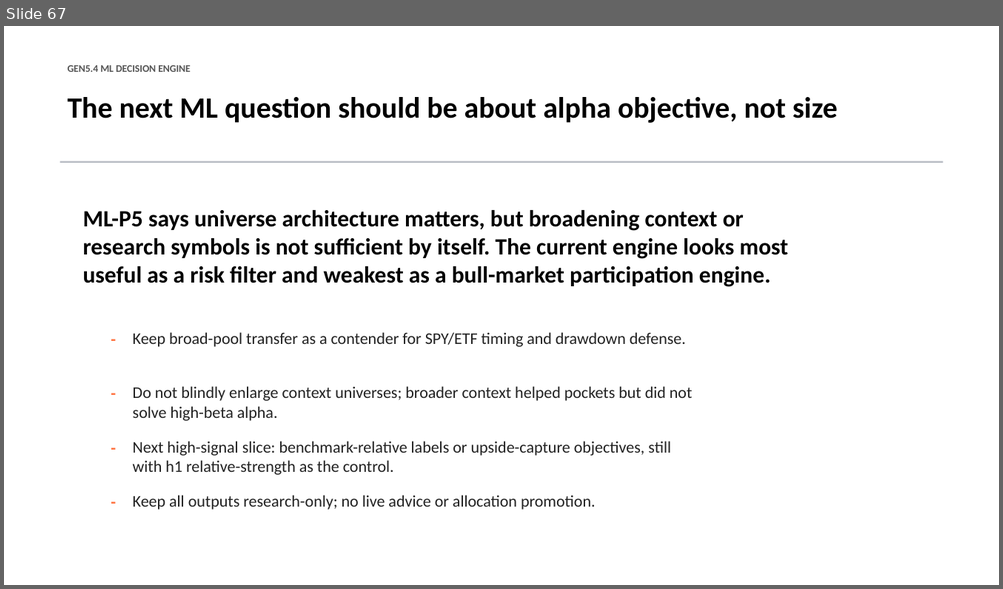
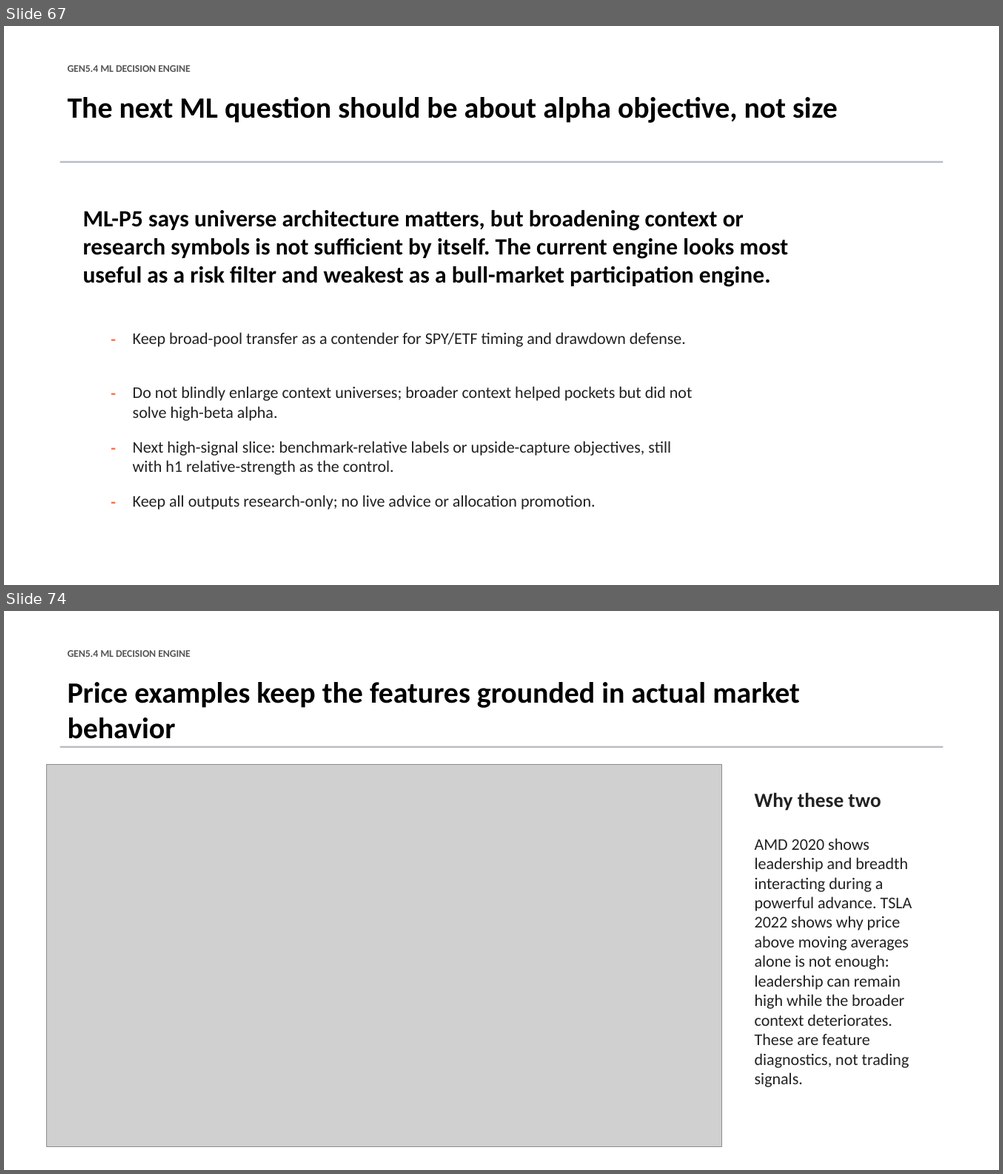
Before and after one commit to Francisc0Franc0/Time-Series-Modeling-Gen5, a slide deck: presentations/gen5_4_ml_decision_engine_incremental_build.pptx. Shown one above the other, each under a label of ours: slide 67 before the commit, slides 67 and 74 after it; the slides between them are not shown. The pictures are 1003x589 and 1003x1174 pixels, drawn with LibreOffice and Linux fonts; fonts in the diff are those of the drawing; grey boxes stand for pictures. Boxes give left, top, right and bottom in pixels: in the first picture for what was removed or moved away, otherwise in the second. Text is boxed around its words. In the diff, an @@ line names an element or a change of style, - is before the commit and + after.

```diff
--- a/presentations/gen5_4_ml_decision_engine_incremental_build.pptx
+++ b/presentations/gen5_4_ml_decision_engine_incremental_build.pptx
@@ slide 74 added at (x1=4, y1=611, x2=999, y2=1170), background #FFFFFF @@
@@ text added at (x1=68, y1=650, x2=190, y2=657), 9.8 pt, text #555555, bold @@
+GEN5.4 ML DECISION ENGINE
@@ text added at (x1=68, y1=682, x2=800, y2=739), 28.5 pt, text #000000, bold @@
+Price examples keep the features grounded in actual market behavior
@@ picture added at (x1=46, y1=765, x2=721, y2=1147) @@
@@ rectangle added at (x1=60, y1=746, x2=942, y2=748), fill #B8BCC4 @@
@@ text added at (x1=754, y1=793, x2=880, y2=811), 19.5 pt, text #222222, bold @@
+Why these two
@@ text added at (x1=754, y1=838, x2=912, y2=1065), 15.8 pt, text #222222 @@
+AMD 2020 shows leadership and breadth interacting during a powerful advance. TSLA 2022 shows why price above moving averages alone is not enough: leadership can remain high while the broader context deteriorates. These are feature diagnostics, not trading signals.
```
Also in this commit, not shown: 7 other slides added, 4 other files.
